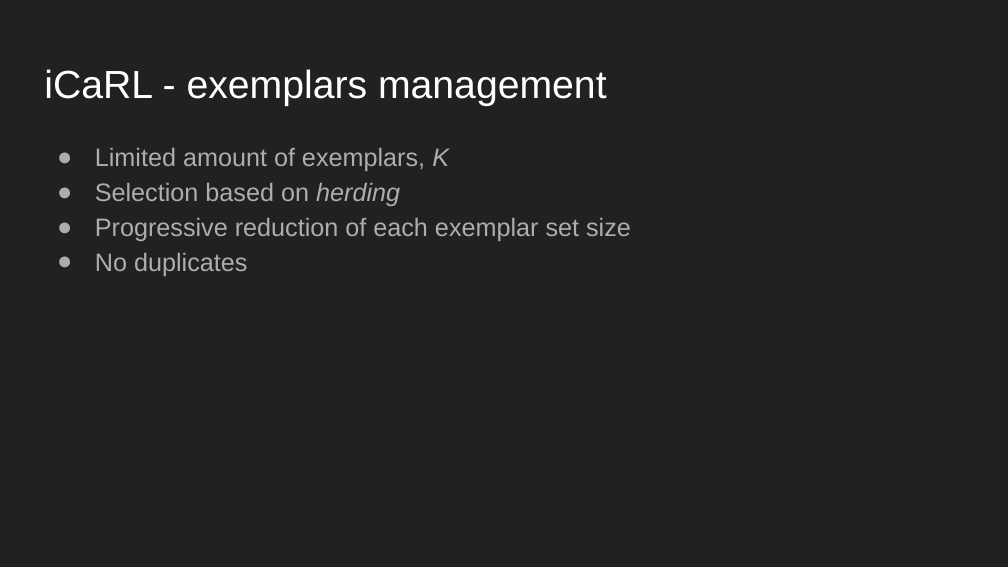
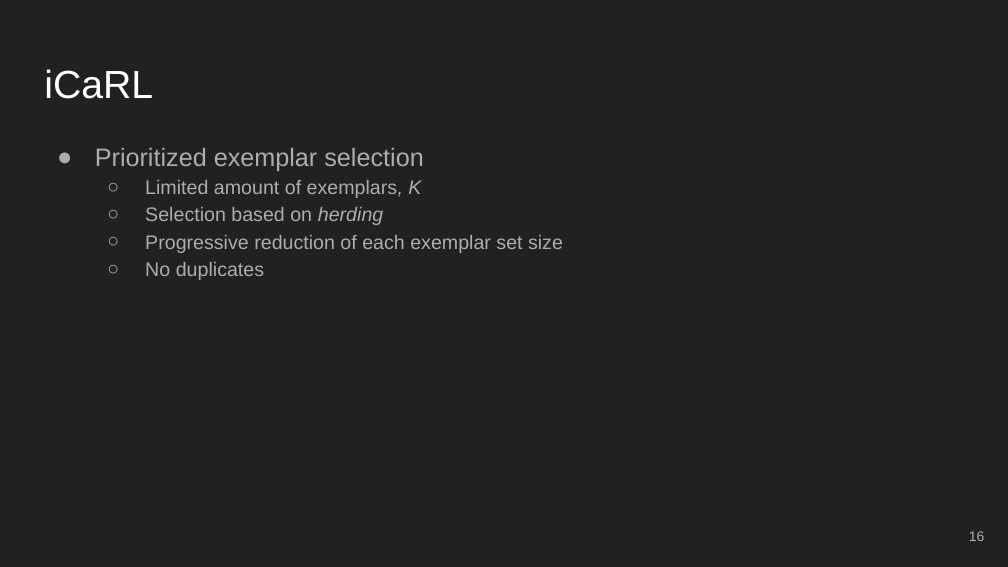
Before and after one commit to danielegenta/Progetto-MLDL, a slide deck: slide 16 of Report/Slides/MLDL_slides.pptx (slide 17 before the commit). Drawn at 1008x567 pixels with LibreOffice and Linux fonts; fonts in the diff are those of the drawing. Boxes give left, top, right and bottom in pixels: in the first picture for what was removed or moved away, otherwise in the second. Text is boxed around its words. In the diff, an @@ line names an element or a change of style, - is before the commit and + after.

```diff
--- a/Report/Slides/MLDL_slides.pptx
+++ b/Report/Slides/MLDL_slides.pptx
@@ title at (44,69,153,99): text changed @@
-iCaRL - exemplars management
+iCaRL
@@ text at (95,148,423,171): paragraph added @@
+● Prioritized exemplar selection
@@ text at (145,180,563,280): size 18 to 14 pt in "Limited amount of exemplars, K", "Selection based on herding", "Progressive reduction of each exemplar set size", "No duplicates"; italic on in "exemplars,"; bullet ● to ○; list level 1 to 2 in "Limited amount of exemplars, K"; list level 1 to 2 in "Selection based on herding"; list level 1 to 2 in "Progressive reduction of each exemplar ..."; list level 1 to 2 in "No duplicates" @@
@@ page number added at (969,531,985,541), 10 pt, text #ADADAD @@
+16
```
Also in this commit, not shown: 33 other slides changed, 1 slide added, 1 slide removed.
